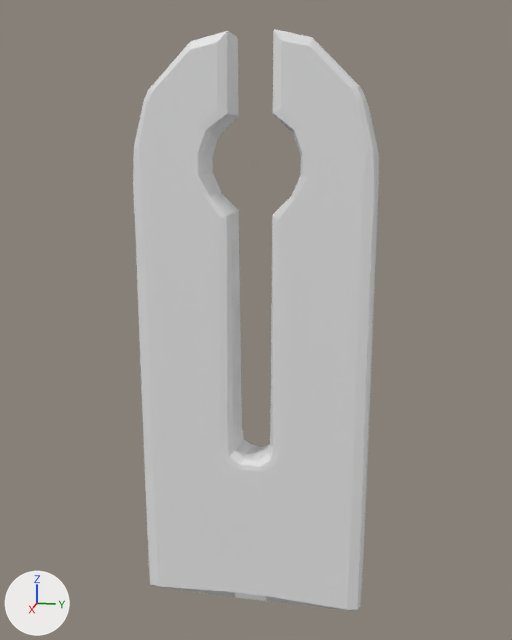
The FBX model TaskB/Monolith/monolith_LP.fbx: old version first, new version second.
The view is the same before and after, from a camera (50 mm lens) standing at (2.64, 0.52, 1.82) and looking at (0.08, 0.01, 1.18). The lights are fixed; the arrows at lower left show +X, +Y and +Z. The first picture is the older version.

Objects in the first picture: 'monlith-reto.001'.
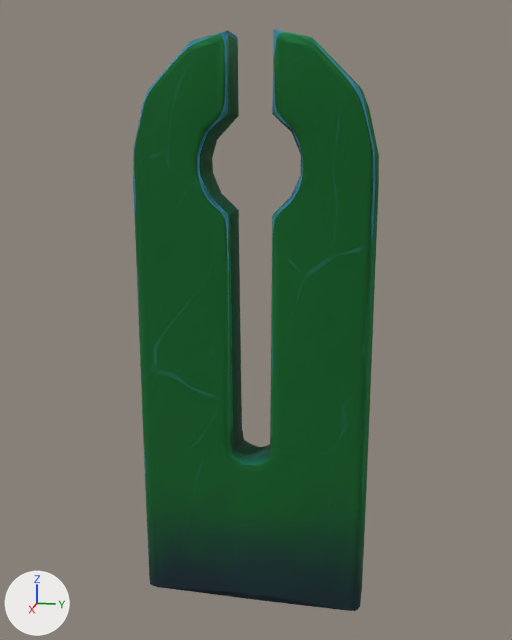
The change, as a list of edits to the scene's bpy script:
```text
Add img_defaultmaterial_metallic_png:
    img_defaultmaterial_metallic_png = load_image('DefaultMaterial_Metallic.png', 'DefaultMaterial_Metallic.png', 1024, 1024, 'Non-Color')
Add img_defaultmaterial_base_color_png:
    img_defaultmaterial_base_color_png = load_image('DefaultMaterial_Base_color.png', 'DefaultMaterial_Base_color.png', 1024, 1024, 'sRGB')
Add img_defaultmaterial_normal_directx_png:
    img_defaultmaterial_normal_directx_png = load_image('DefaultMaterial_Normal_DirectX.png', 'DefaultMaterial_Normal_DirectX.png', 1024, 1024, 'Non-Color')
Add mat_material:
    mat_material = bpy.data.materials.new('Material')
    # uses the picture img_defaultmaterial_base_color_png
    # uses the picture img_defaultmaterial_metallic_png
    # uses the picture img_defaultmaterial_normal_directx_png
Change me_plane_004:
    where me_plane_004.from_pydata(...)  # 292 vertices, 290 faces; spans x -0.1..0.1, y -0.44..0.44, z -0.01..2.14
    used by ob_monlith_reto_001; location = (0.098, 0.005, 0.046)
    me_plane_004 part 1: edges marked sharp go from 510 to 0
    add me_plane_004.materials.append(mat_material)
```

Boxes (x1, y1, x2, y2) around the edits, measured in the pictures (512 x 640 px):
'monlith-reto.001', recoloured, shading changed (white to green)
    both: (133, 29, 379, 611)
